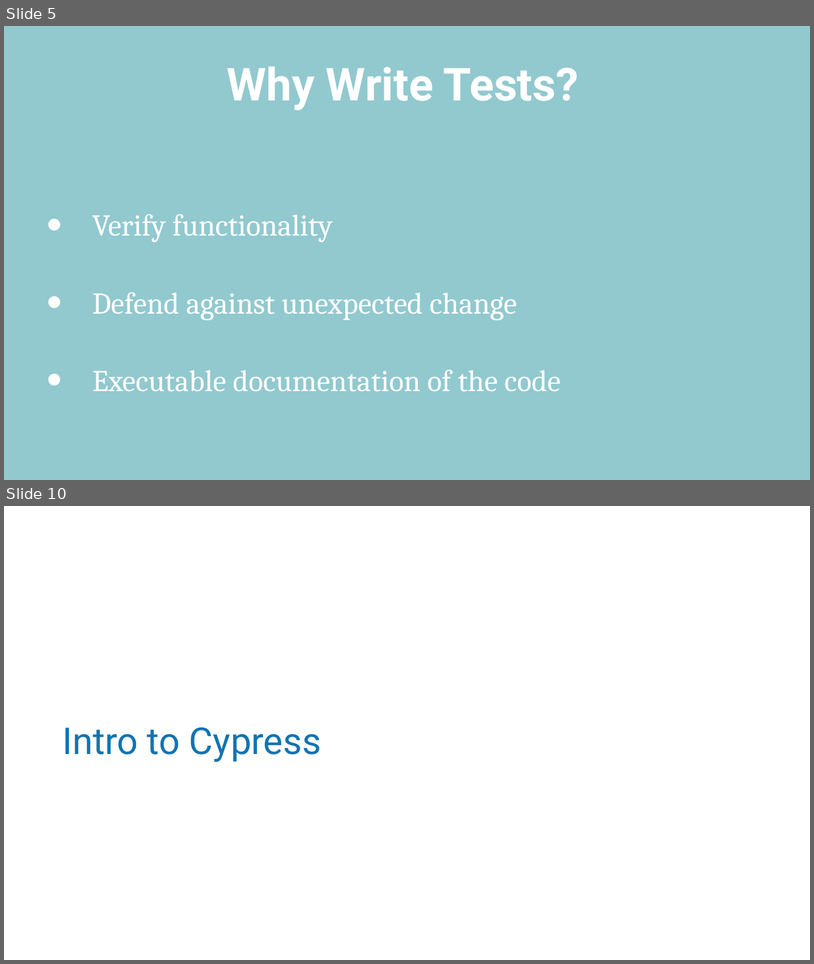
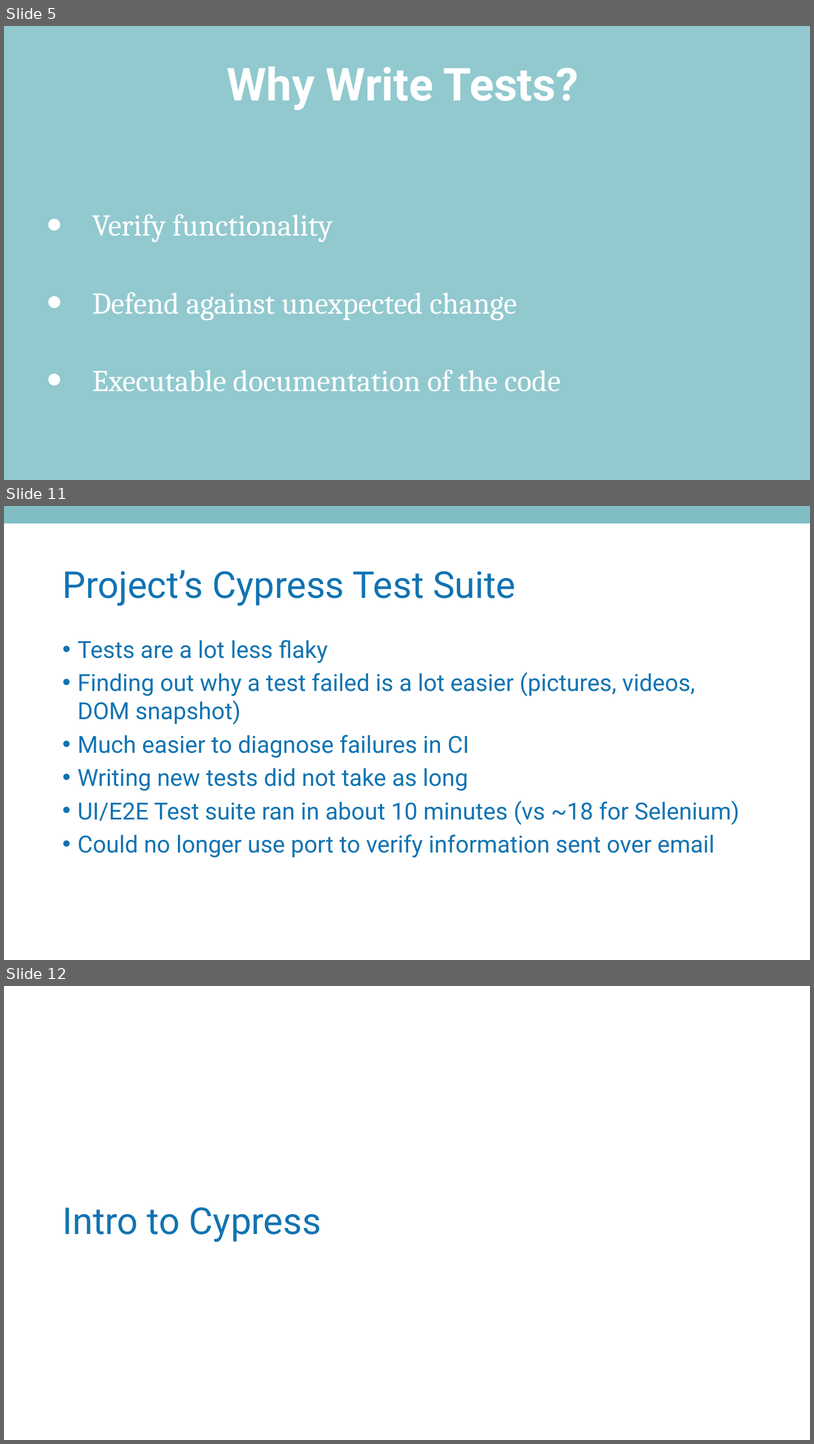
Before and after one commit to MatthewYKnowles/atlanta-code-camp-2019, a slide deck: And Now Seleniums Watch is Ended.pptx. Shown one above the other, each under a label of ours: slides 5 and 10 before the commit, slides 5, 11 and 12 after it; the slides between them are not shown. The pictures are 814x964 and 814x1444 pixels, drawn with LibreOffice and Linux fonts; fonts in the diff are those of the drawing; background and template pictures are left out. Boxes give left, top, right and bottom in pixels: in the first picture for what was removed or moved away, otherwise in the second. Text is boxed around its words. In the diff, an @@ line names an element or a change of style, - is before the commit and + after.

Commit message:
Added Connect 4 tests

```diff
--- a/And Now Seleniums Watch is Ended.pptx
+++ b/And Now Seleniums Watch is Ended.pptx
@@ slide 11 added at [4, 506, 810, 960], background #FFFFFF @@
@@ rectangle added at [4, 506, 810, 523], fill #80BEC4 @@
@@ title added at [62, 570, 516, 606], 44 pt, text #1173B2 @@
+Project’s Cypress Test Suite
@@ text added at [78, 640, 740, 858], 28 pt, text #1173B2 @@
+• Tests are a lot less flaky
+• Finding out why a test failed is a lot easier (pictures, videos, DOM snapshot)
+• Much easier to diagnose failures in CI
+• Writing new tests did not take as long
+• UI/E2E Test suite ran in about 10 minutes (vs ~18 for Selenium)
+• Could no longer use port to verify information sent over email
@@ what was slide 10 is now slide 12 @@
```
Also in this commit, not shown: 6 slides changed, 2 other slides added, 4 slides removed, 7 other files.
